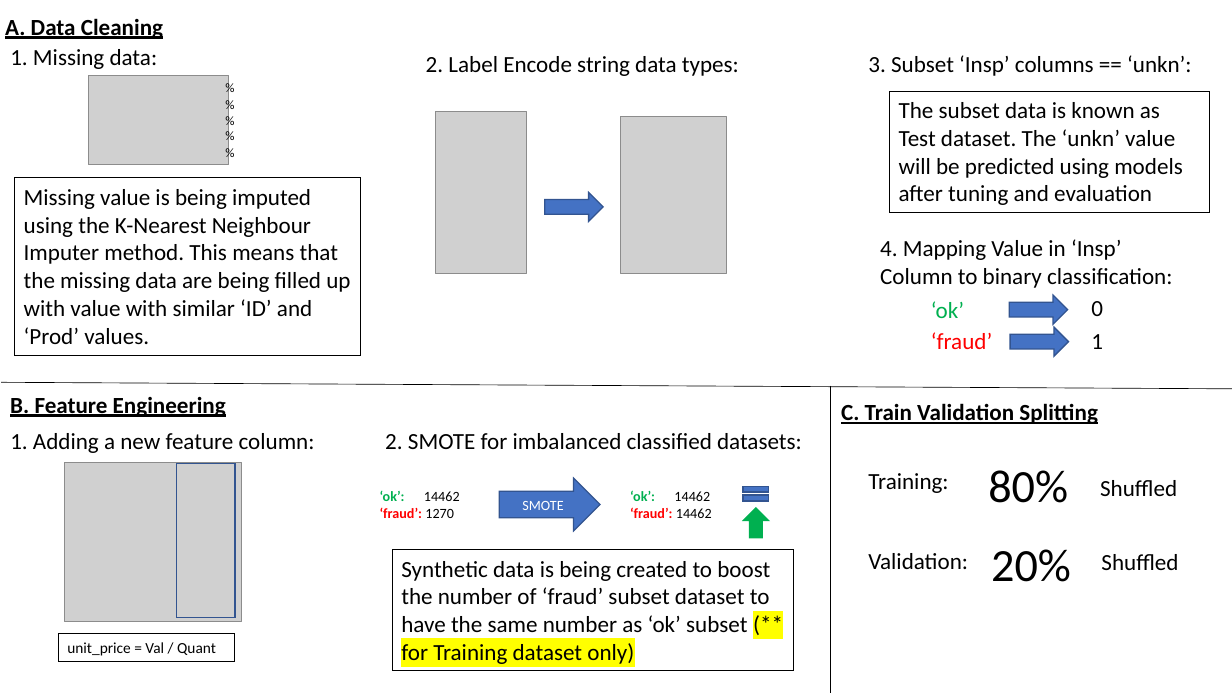
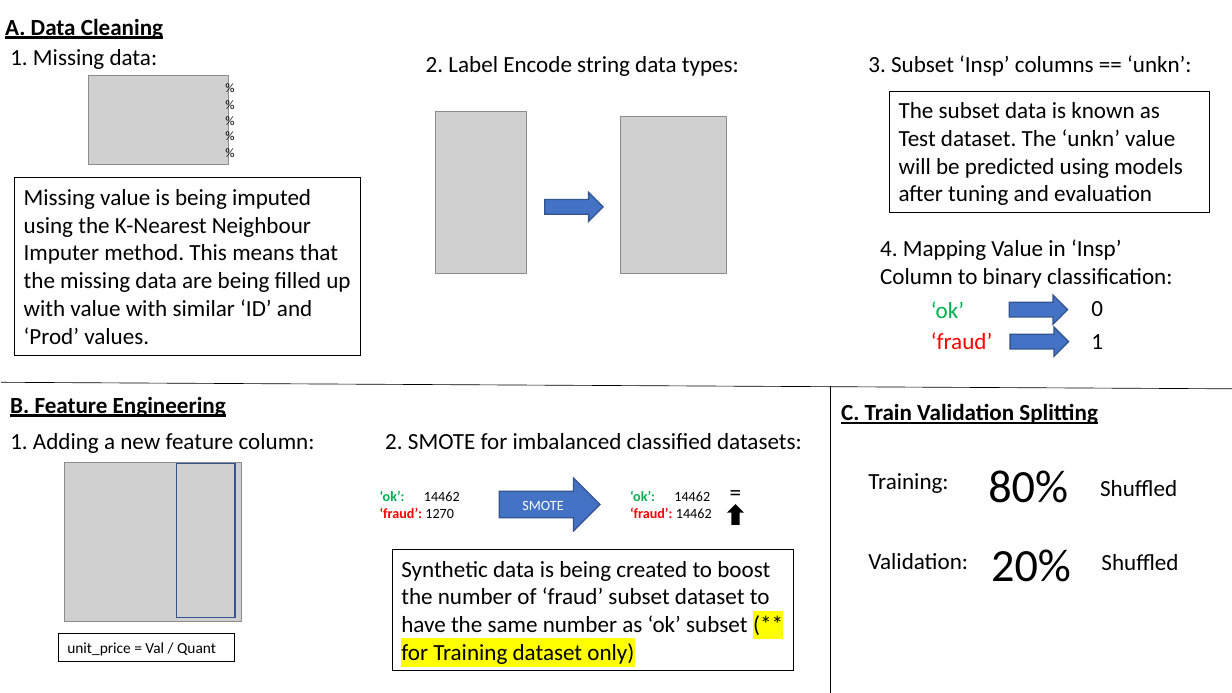
Before and after one commit to twlkenneth/EBAC_Sem2_CA1, a slide deck: slide 2 of consolidated_answers.pptx. Drawn at 1232x693 pixels with LibreOffice and Linux fonts; fonts in the diff are those of the drawing; grey boxes stand for pictures. Boxes give left, top, right and bottom in pixels: in the first picture for what was removed or moved away, otherwise in the second. Text is boxed around its words. In the diff, an @@ line names an element or a change of style, - is before the commit and + after.

```diff
--- a/consolidated_answers.pptx
+++ b/consolidated_answers.pptx
@@ text added at [721, 473, 751, 510], 18 pt, text #000000 @@
+=
@@ up arrow: place and size @@
-up arrow at [743, 508, 768, 538]
+up arrow at [729, 505, 743, 524]
@@ up arrow at [729, 505, 743, 524]: fill #00B050 to #000000; outline #00B050 1 pt to #000000 1 pt @@
@@ math equal removed at [738, 482, 774, 506] @@
```
Also in this commit, not shown: 2 other slides changed, 3 other files.
